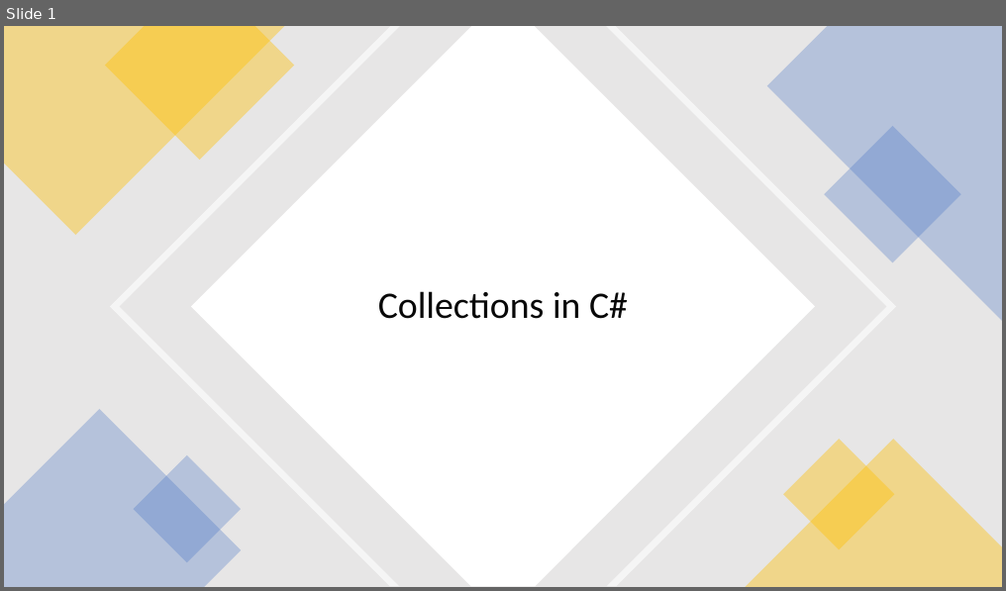
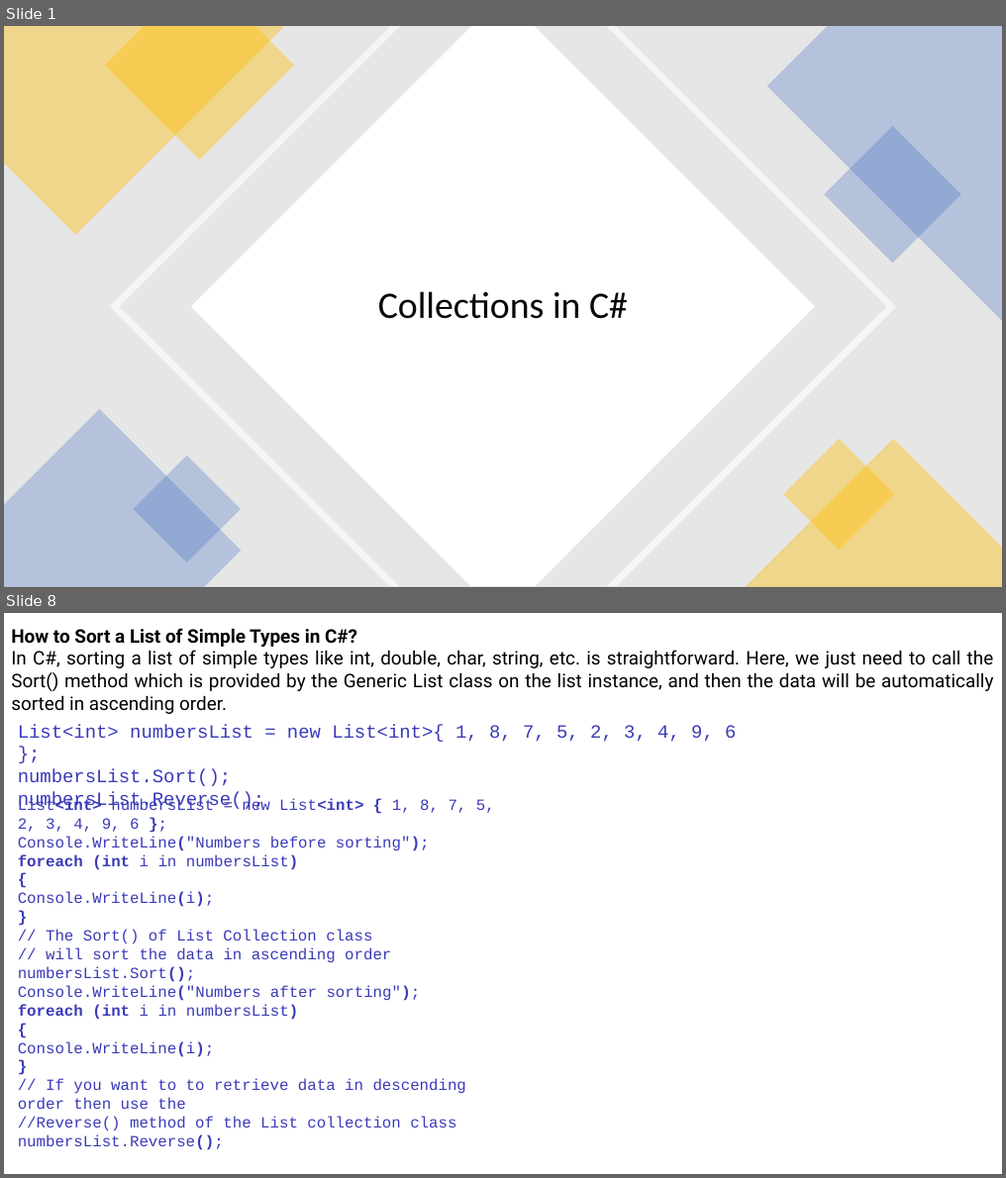
Before and after one commit to ratreraj/Csharpe-Dotnet-Sql-Docs, a slide deck: Collection.pptx. Shown one above the other, each under a label of ours: slide 1 before the commit, slides 1 and 8 after it; the slides between them are not shown. The pictures are 1006x591 and 1006x1178 pixels, drawn with LibreOffice and Linux fonts; fonts in the diff are those of the drawing. Boxes give left, top, right and bottom in pixels: in the first picture for what was removed or moved away, otherwise in the second. Text is boxed around its words. In the diff, an @@ line names an element or a change of style, - is before the commit and + after.

```diff
--- a/Collection.pptx
+++ b/Collection.pptx
@@ slide 8 added at (4,613,1002,1174), background #FFFFFF @@
@@ text added at (11,628,994,714), 18 pt, text #000000 @@
+How to Sort a List of Simple Types in C#?
+In C#, sorting a list of simple types like int, double, char, string, etc. is straightforward. Here, we just need to call the Sort() method which is provided by the Generic List class on the list instance, and then the data will be automatically sorted in ascending order.
@@ text added at (18,724,736,810), 18 pt, text #3A3AB9 @@
+List<int> numbersList = new List<int>{ 1, 8, 7, 5, 2, 3, 4, 9, 6 };
+numbersList.Sort();
+numbersList.Reverse();
@@ text added at (18,798,495,1151), 15 pt, text #3A3AB9 @@
+List<int> numbersList = new List<int> { 1, 8, 7, 5, 2, 3, 4, 9, 6 };
+Console.WriteLine("Numbers before sorting");
+foreach (int i in numbersList)
+{
+Console.WriteLine(i);
+}
+// The Sort() of List Collection class
+// will sort the data in ascending order
+numbersList.Sort();
+Console.WriteLine("Numbers after sorting");
+foreach (int i in numbersList)
+{
+Console.WriteLine(i);
+}
+// If you want to to retrieve data in descending order then use the
+//Reverse() method of the List collection class
+numbersList.Reverse();
```
Also in this commit, not shown: 4 slides changed, 3 other slides added, 1 other file.
